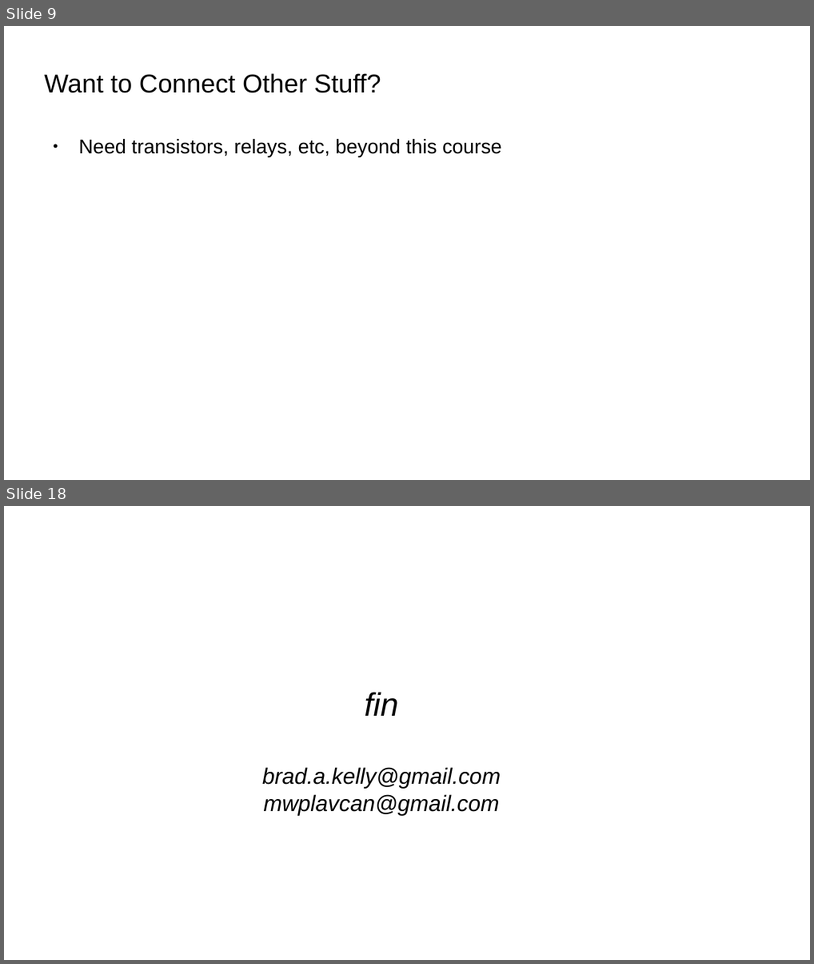
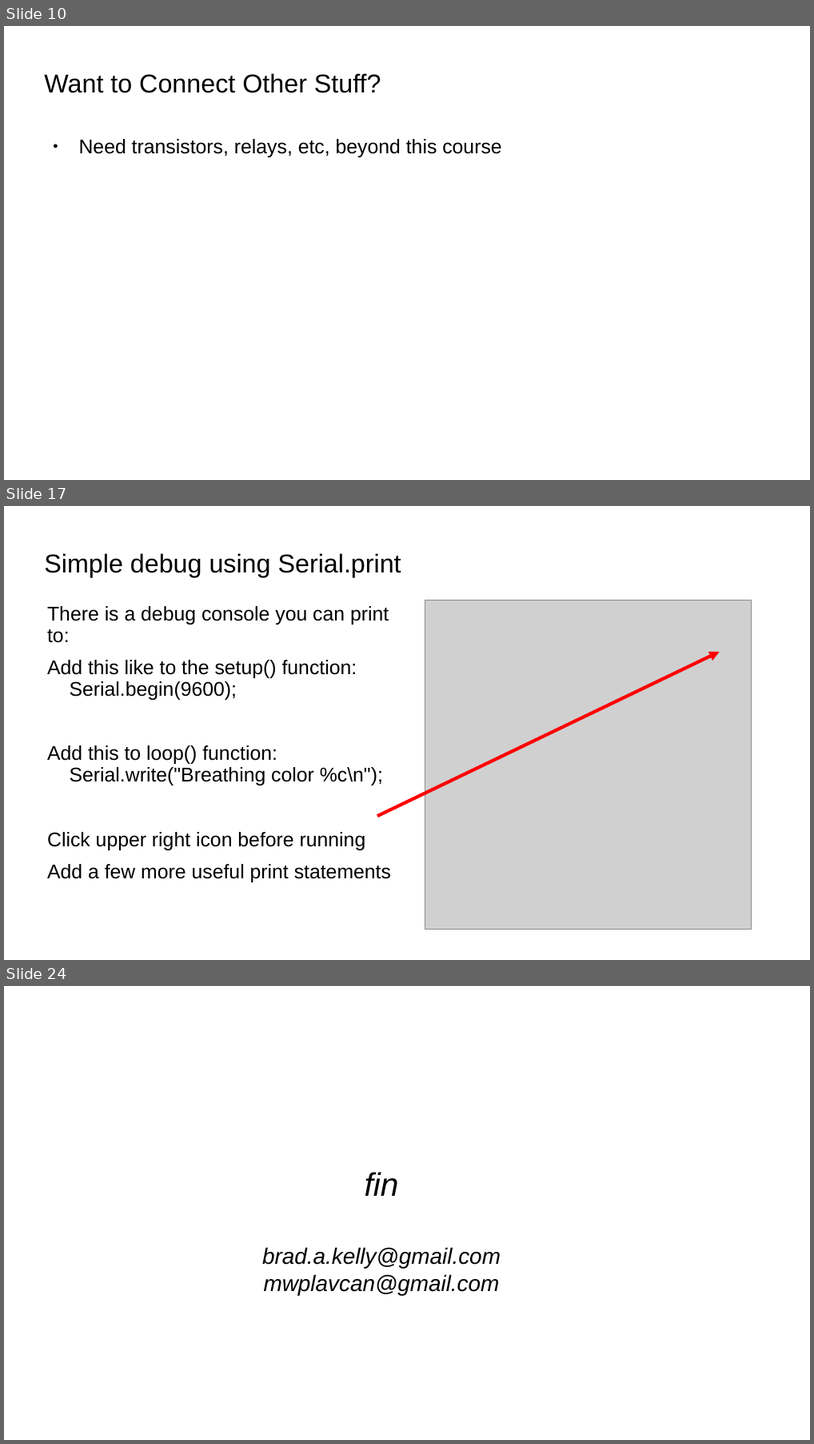
Before and after one commit to bradakelly/ArduinoDevelopmentWorkshop, a slide deck: CourseSlideshow.odp. Shown one above the other, each under a label of ours: slides 9 and 18 before the commit, slides 10, 17 and 24 after it; the slides between them are not shown. The pictures are 814x964 and 814x1444 pixels, drawn with LibreOffice and Linux fonts; fonts in the diff are those of the drawing; grey boxes stand for pictures; background and template pictures are left out. Boxes give left, top, right and bottom in pixels: in the first picture for what was removed or moved away, otherwise in the second. Text is boxed around its words. In the diff, an @@ line names an element or a change of style, - is before the commit and + after.

```diff
--- a/CourseSlideshow.odp
+++ b/CourseSlideshow.odp
@@ slide 17 added at (4,506,810,960), background picture (left out) @@
@@ title added at (44,553,402,577), 25.4 pt, text #000000 @@
+Simple debug using Serial.print
@@ picture added at (426,600,753,930) @@
@@ text added at (47,606,391,882), 19.5 pt, text #000000 @@
+There is a debug console you can print to:
+Add this like to the setup() function:
+Serial.begin(9600);
+Add this to loop() function:
+Serial.write("Breathing color %c\n");
+Click upper right icon before running
+Add a few more useful print statements
@@ arrow added from (378, 816) to (720, 652), #FF0000 3.26 pt @@
@@ what was slide 9 is now slide 10 @@
@@ what was slide 18 is now slide 24 @@
```
Also in this commit, not shown: 1 slide changed, 11 other slides added, 6 slides removed.
